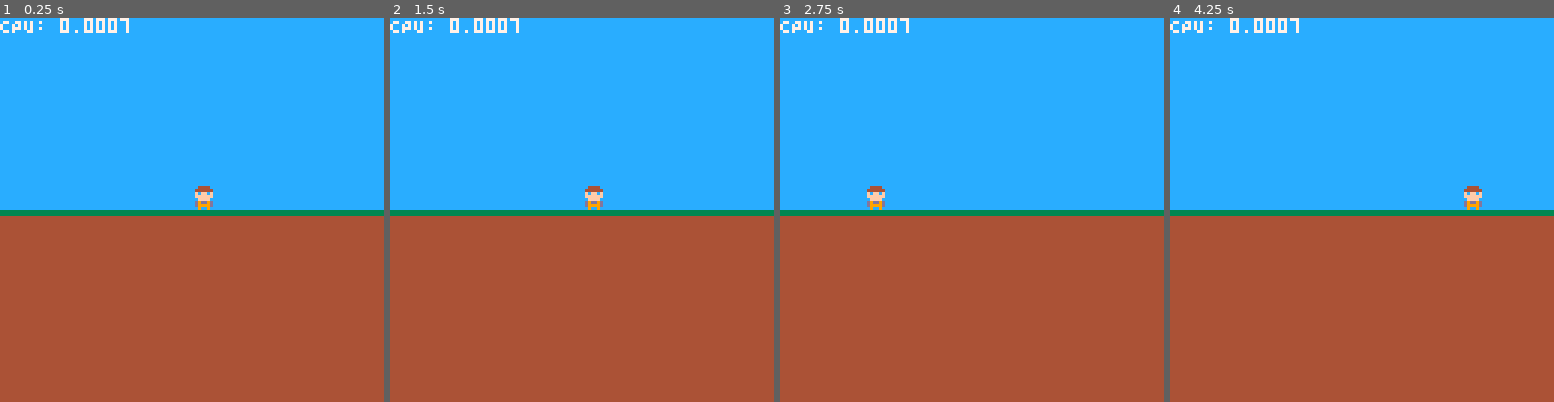
Above: before the commit, frames 1-4 (left to right).
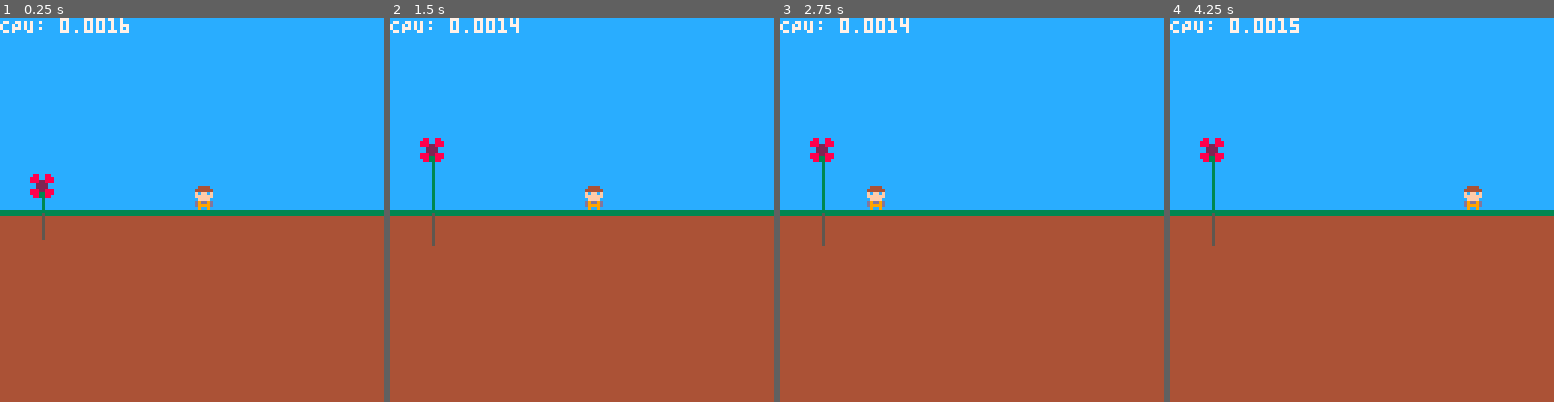
Above: after the commit, the same moments.

Repository: millwardesque/overgrowth
Game: PICO-8 cartridge overgrowth.p8
Same seed, same stepped clock (60 frames per second), same inputs: the game is played once before the commit and once after it.
Inputs:
- Up to frame 1 (0.25 s): no input
- Up to frame 2 (1.5 s): tap O (Z key) at 0.33, 0.7, 1.43 s; tap X (X key) at 1.07 s
- Up to frame 3 (2.75 s): hold Left 1.97-2.37 s; tap X (X key) at 2.07, 2.4, 2.73 s; tap O (Z key) at 2.22 s
- Up to frame 4 (4.25 s): hold Right 2.87-3.53 s; tap X (X key) every 0.33 s from 3.07 to 4.07 s; tap O (Z key) at 3.1, 3.98 s; hold Right from 4.13 s (still down)

The runs differ from the first frame. In frame 1, 0.5% of the frame differs, in the area x 7-34%, y 0-58%; in frame 2, 0.5%; in frame 3, 0.5%; in frame 4, 0.6%, in the area x 7-34%, y 0-60%.

Commit message:
Added weeds.

Diff:
--- a/overgrowth.lua
+++ b/overgrowth.lua
@@ -18,19 +18,13 @@
 	attach_renderable(player, 1)
 	add(scene, player)
 
-	-- @TODO Ground height
-	-- @TODO Player starting position.
-
-	-- Ground
-
-	-- Sky
-
 	-- Weeds
+	local test_weed = make_weed(3, 32)
+	add(scene, test_weed)
 end
 
 function _update()
-	g_log.log("CPU: "..stat(1))
-
+	-- Process input
 	player_movement = make_vec2(0, 0)
 	if btn(0) then
 		player_movement.x -= player.speed
@@ -40,6 +34,15 @@
 		player_movement.x += player.speed
 	end
 
+	if btn(4) then
+		-- @TODO Weed
+	end
+
+	if btn(5) then
+		-- @TODO Activate Powerup
+	end
+
+	-- Process player movement changes
 	player.position += player_movement
 
 	-- Keep the player inside the screen bounds
@@ -50,13 +53,14 @@
 		player.position.x = 127 - player_width
 	end
 
-	if btn(4) then
-		-- @TODO Weed
-	end
-
-	if btn(5) then
-		-- @TODO Powerup
-	end
+	-- Update game objects
+	for game_obj in all(scene) do
+		if (game_obj.update) then
+			game_obj.update(game_obj)
+		end
+	end
+
+	g_log.log("CPU: "..stat(1))
 end
 
 function _draw()
@@ -81,6 +85,7 @@
 --
 function attach_renderable(game_obj, sprite)
 	local renderable = {
+		game_obj = game_obj,
 		sprite = sprite,
 		flip_x = false,
 		flip_y = false,
@@ -115,8 +120,69 @@
 		end
 	end
 
+	-- Save the default render function in case the object wants to use it in an overridden render function.
+	renderable.default_render = renderable.render
+
 	game_obj.renderable = renderable;
 	return game_obj;
+end
+
+--
+-- Weed
+--
+function make_weed(column, sprite)
+	local weed = make_game_object("weed_"..column, weed_column_to_pixel(column), g_game_config.ground_height)
+
+	weed.weed = {
+		stem_height = 0,
+		stem_max_height = 20,
+		stem_growth_rate = 1,
+		stem_colour = 3,
+		root_height = 0,
+		root_max_height = 10,
+		root_growth_rate = 1,
+		root_colour = 5,
+	}
+	attach_renderable(weed, sprite)
+
+	weed.update = function (self)
+		-- Update stem and root height
+		if self.weed.stem_height < self.weed.stem_max_height then
+			self.weed.stem_height += self.weed.stem_growth_rate
+
+			if self.weed.stem_height > self.weed.stem_max_height then
+				self.weed.stem_height = self.weed.stem_max_height
+			end
+		end
+
+		if self.weed.root_height < self.weed.root_max_height then
+			self.weed.root_height += self.weed.root_growth_rate
+
+			if self.weed.root_height > self.weed.root_max_height then
+				self.weed.root_height = self.weed.root_max_height
+			end
+		end
+	end
+
+	weed.renderable.render = function(self, position)
+		local weed = self.game_obj.weed
+
+		-- Draw the stem
+		line(position.x, position.y, position.x, position.y - weed.stem_height, weed.stem_colour)
+
+		-- Draw the roots
+		line(position.x, position.y + 1, position.x, position.y + 1 + weed.root_height, weed.root_colour)
+
+		-- Draw the flower
+		local flower_position = position - make_vec2(8 / 2, weed.stem_height + 8 / 2)	-- Draw the center of the flower to be at the top of the stem
+		self.default_render(self, flower_position)
+	end
+
+	return weed
+end
+
+function weed_column_to_pixel(column)
+	return column * g_game_config.weed_width + flr(g_game_config.weed_width / 2)
 end
 
 --
@@ -183,7 +249,6 @@
 	clip()
 end
 
-
 --
 -- 2d Vector
 --
--- a/overgrowth.p8
+++ b/overgrowth.p8
@@ -21,19 +21,13 @@
 	attach_renderable(player, 1)
 	add(scene, player)
 
-	-- @TODO Ground height
-	-- @TODO Player starting position.
-
-	-- Ground
-
-	-- Sky
-
 	-- Weeds
+	local test_weed = make_weed(3, 32)
+	add(scene, test_weed)
 end
 
 function _update()
-	g_log.log("CPU: "..stat(1))
-
+	-- Process input
 	player_movement = make_vec2(0, 0)
 	if btn(0) then
 		player_movement.x -= player.speed
@@ -43,6 +37,15 @@
 		player_movement.x += player.speed
 	end
 
+	if btn(4) then
+		-- @TODO Weed
+	end
+
+	if btn(5) then
+		-- @TODO Activate Powerup
+	end
+
+	-- Process player movement changes
 	player.position += player_movement
 
 	-- Keep the player inside the screen bounds
@@ -53,13 +56,14 @@
 		player.position.x = 127 - player_width
 	end
 
-	if btn(4) then
-		-- @TODO Weed
-	end
-
-	if btn(5) then
-		-- @TODO Powerup
-	end
+	-- Update game objects
+	for game_obj in all(scene) do
+		if (game_obj.update) then
+			game_obj.update(game_obj)
+		end
+	end
+
+	g_log.log("CPU: "..stat(1))
 end
 
 function _draw()
@@ -84,6 +88,7 @@
 --
 function attach_renderable(game_obj, sprite)
 	local renderable = {
+		game_obj = game_obj,
 		sprite = sprite,
 		flip_x = false,
 		flip_y = false,
@@ -118,8 +123,69 @@
 		end
 	end
 
+	-- Save the default render function in case the object wants to use it in an overridden render function.
+	renderable.default_render = renderable.render
+
 	game_obj.renderable = renderable;
 	return game_obj;
+end
+
+--
+-- Weed
+--
+function make_weed(column, sprite)
+	local weed = make_game_object("weed_"..column, weed_column_to_pixel(column), g_game_config.ground_height)
+
+	weed.weed = {
+		stem_height = 0,
+		stem_max_height = 20,
+		stem_growth_rate = 1,
+		stem_colour = 3,
+		root_height = 0,
+		root_max_height = 10,
+		root_growth_rate = 1,
+		root_colour = 5,
+	}
+	attach_renderable(weed, sprite)
+
+	weed.update = function (self)
+		-- Update stem and root height
+		if self.weed.stem_height < self.weed.stem_max_height then
+			self.weed.stem_height += self.weed.stem_growth_rate
+
+			if self.weed.stem_height > self.weed.stem_max_height then
+				self.weed.stem_height = self.weed.stem_max_height
+			end
+		end
+
+		if self.weed.root_height < self.weed.root_max_height then
+			self.weed.root_height += self.weed.root_growth_rate
+
+			if self.weed.root_height > self.weed.root_max_height then
+				self.weed.root_height = self.weed.root_max_height
+			end
+		end
+	end
+
+	weed.renderable.render = function(self, position)
+		local weed = self.game_obj.weed
+
+		-- Draw the stem
+		line(position.x, position.y, position.x, position.y - weed.stem_height, weed.stem_colour)
+
+		-- Draw the roots
+		line(position.x, position.y + 1, position.x, position.y + 1 + weed.root_height, weed.root_colour)
+
+		-- Draw the flower
+		local flower_position = position - make_vec2(8 / 2, weed.stem_height + 8 / 2)	-- Draw the center of the flower to be at the top of the stem
+		self.default_render(self, flower_position)
+	end
+
+	return weed
+end
+
+function weed_column_to_pixel(column)
+	return column * g_game_config.weed_width + flr(g_game_config.weed_width / 2)
 end
 
 --
@@ -289,14 +354,14 @@
 4444444444444444cccccccc00000000000000000000000000000000000000000000000000000000000000000000000000000000000000000000000000000000
 4444444444444444cccccccc00000000000000000000000000000000000000000000000000000000000000000000000000000000000000000000000000000000
 4444444444444444cccccccc00000000000000000000000000000000000000000000000000000000000000000000000000000000000000000000000000000000
-00000000000000000000000000000000000000000000000000000000000000000000000000000000000000000000000000000000000000000000000000000000
-00000000000000000000000000000000000000000000000000000000000000000000000000000000000000000000000000000000000000000000000000000000
-00000000000000000000000000000000000000000000000000000000000000000000000000000000000000000000000000000000000000000000000000000000
-00000000000000000000000000000000000000000000000000000000000000000000000000000000000000000000000000000000000000000000000000000000
-00000000000000000000000000000000000000000000000000000000000000000000000000000000000000000000000000000000000000000000000000000000
-00000000000000000000000000000000000000000000000000000000000000000000000000000000000000000000000000000000000000000000000000000000
-00000000000000000000000000000000000000000000000000000000000000000000000000000000000000000000000000000000000000000000000000000000
-00000000000000000000000000000000000000000000000000000000000000000000000000000000000000000000000000000000000000000000000000000000
+08800880000000000000000000000000000000000000000000000000000000000000000000000000000000000000000000000000000000000000000000000000
+88800888000000000000000000000000000000000000000000000000000000000000000000000000000000000000000000000000000000000000000000000000
+88822888000000000000000000000000000000000000000000000000000000000000000000000000000000000000000000000000000000000000000000000000
+00222200000000000000000000000000000000000000000000000000000000000000000000000000000000000000000000000000000000000000000000000000
+00222200000000000000000000000000000000000000000000000000000000000000000000000000000000000000000000000000000000000000000000000000
+88822888000000000000000000000000000000000000000000000000000000000000000000000000000000000000000000000000000000000000000000000000
+88833888000000000000000000000000000000000000000000000000000000000000000000000000000000000000000000000000000000000000000000000000
+08833880000000000000000000000000000000000000000000000000000000000000000000000000000000000000000000000000000000000000000000000000
 00000000000000000000000000000000000000000000000000000000000000000000000000000000000000000000000000000000000000000000000000000000
 00000000000000000000000000000000000000000000000000000000000000000000000000000000000000000000000000000000000000000000000000000000
 00000000000000000000000000000000000000000000000000000000000000000000000000000000000000000000000000000000000000000000000000000000
Not shown, changed: readme.md
